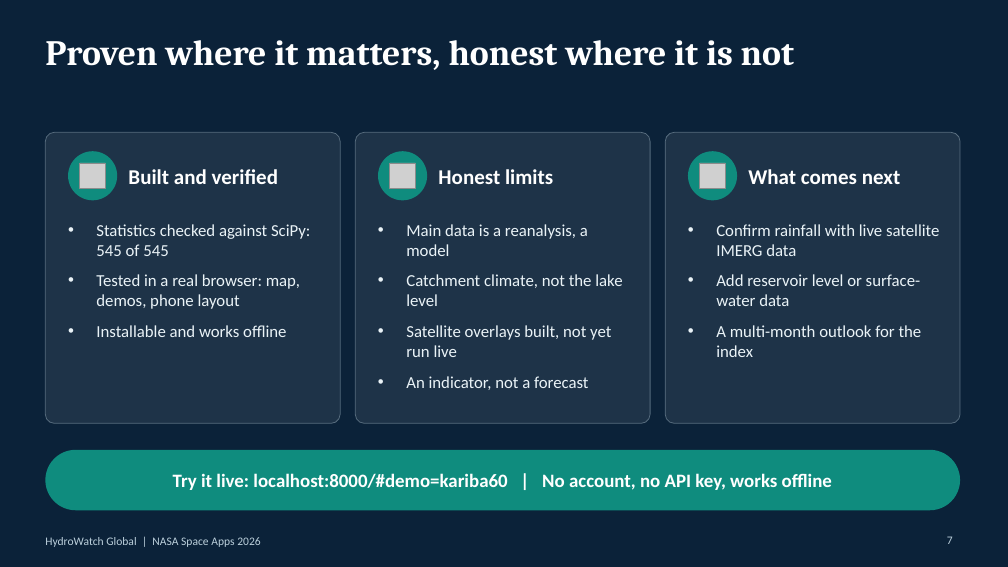
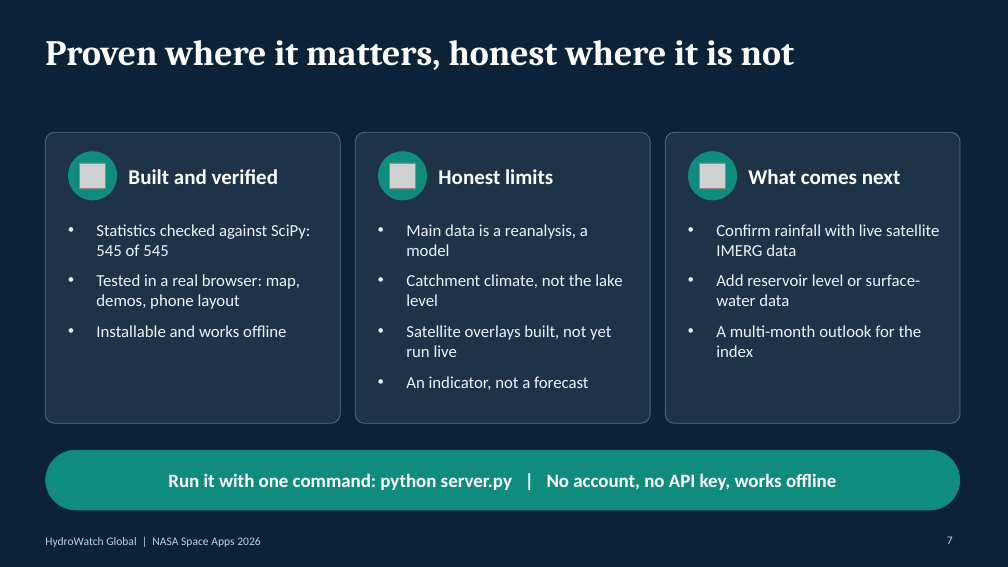
Before and after one commit to Trust-Mwendabai/HydroWatch, a slide deck: slide 7 of HydroWatch_Judges_Presentation.pptx. Drawn at 1008x567 pixels with LibreOffice and Linux fonts; fonts in the diff are those of the drawing; grey boxes stand for pictures. Boxes give left, top, right and bottom in pixels: in the first picture for what was removed or moved away, otherwise in the second. Text is boxed around its words. In the diff, an @@ line names an element or a change of style, - is before the commit and + after.

```diff
--- a/HydroWatch_Judges_Presentation.pptx
+++ b/HydroWatch_Judges_Presentation.pptx
@@ text at [168,473,836,490]: text changed @@
-Try it live: localhost:8000/#demo=kariba60 | No account, no API key, works offline
+Run it with one command: python server.py | No account, no API key, works offline
```
Also in this commit, not shown: 1 slide added, 1 slide removed, 1 other file.
